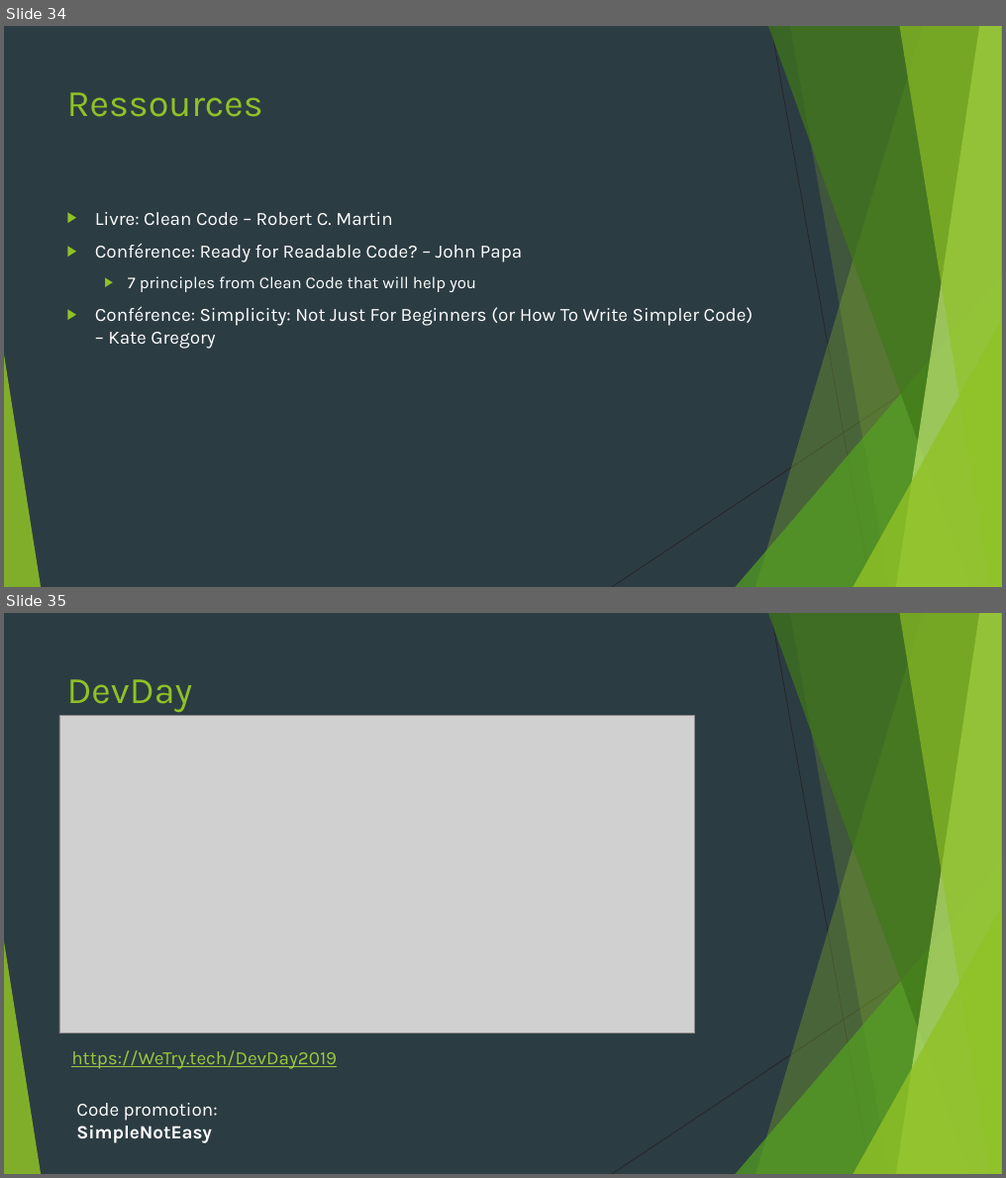
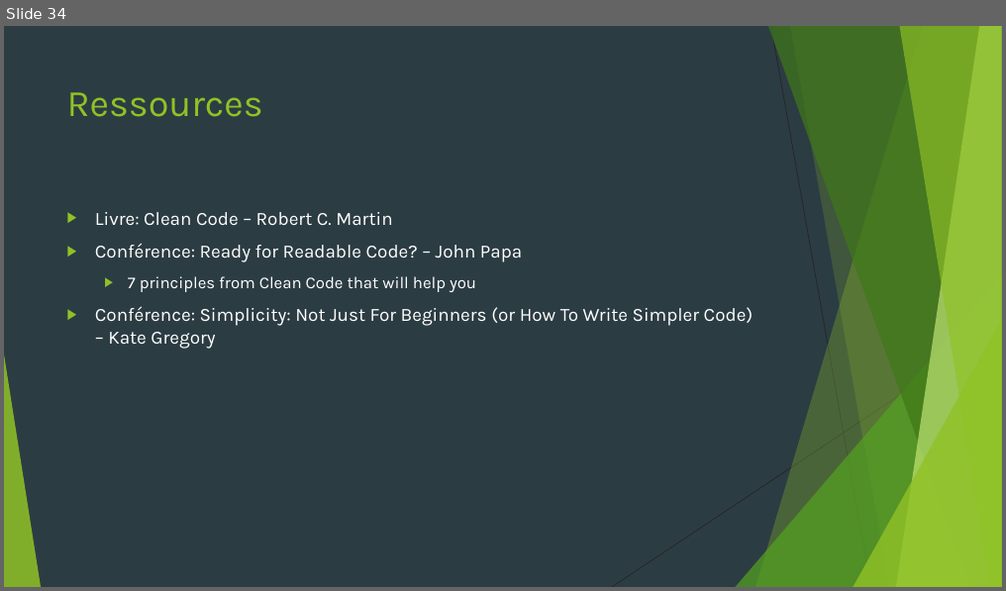
Before and after one commit to worming004/SimpleIsNotEasy, a slide deck: PPT/Easy != Simple.pptx. Shown one above the other, each under a label of ours: slides 34 and 35 before the commit, slide 34 after it. The pictures are 1006x1178 and 1006x591 pixels, drawn with LibreOffice and Linux fonts; fonts in the diff are those of the drawing; grey boxes stand for pictures. Boxes give left, top, right and bottom in pixels: in the first picture for what was removed or moved away, otherwise in the second. Text is boxed around its words. In the diff, an @@ line names an element or a change of style, - is before the commit and + after.

```diff
--- a/PPT/Easy != Simple.pptx
+++ b/PPT/Easy != Simple.pptx
@@ slide 35 removed at (4, 613, 1002, 1174), background #2C3C43; not listed: 10 template elements that a slide beside it also shows @@
@@ title removed at (67, 679, 193, 712) @@
-DevDay
@@ picture removed at (59, 716, 695, 1033) @@
@@ text removed at (71, 1051, 337, 1069) @@
-https://WeTry.tech/DevDay2019
@@ text removed at (76, 1103, 218, 1144) @@
-Code promotion: SimpleNotEasy
```
Also in this commit, not shown: 7 slides changed.
